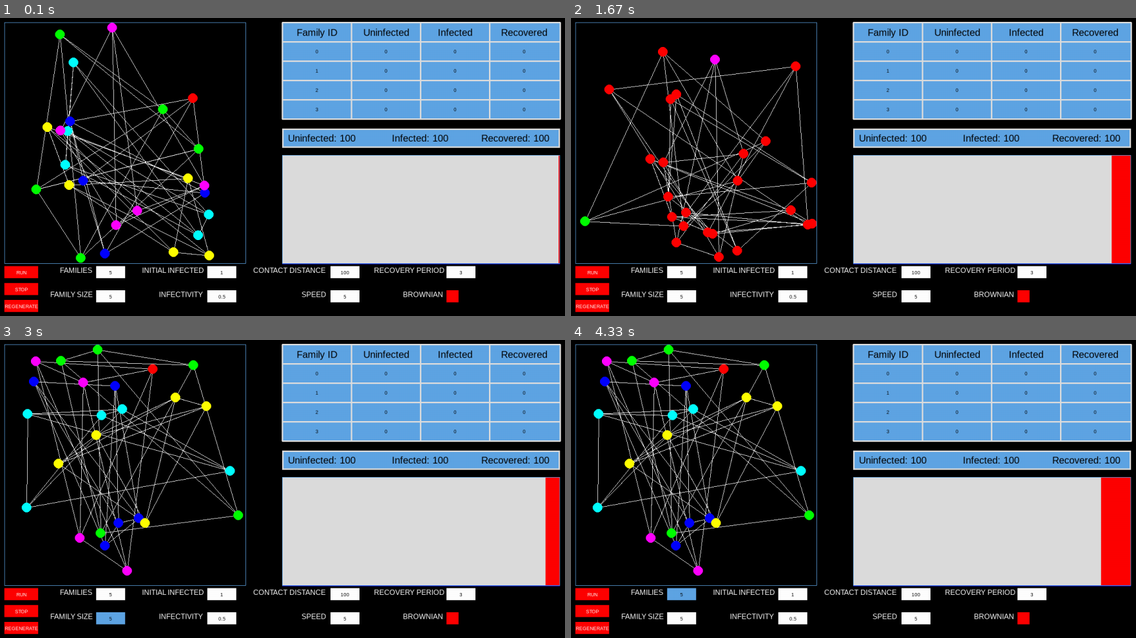
Above: before the commit, frames 1-4 (two rows, left to right).
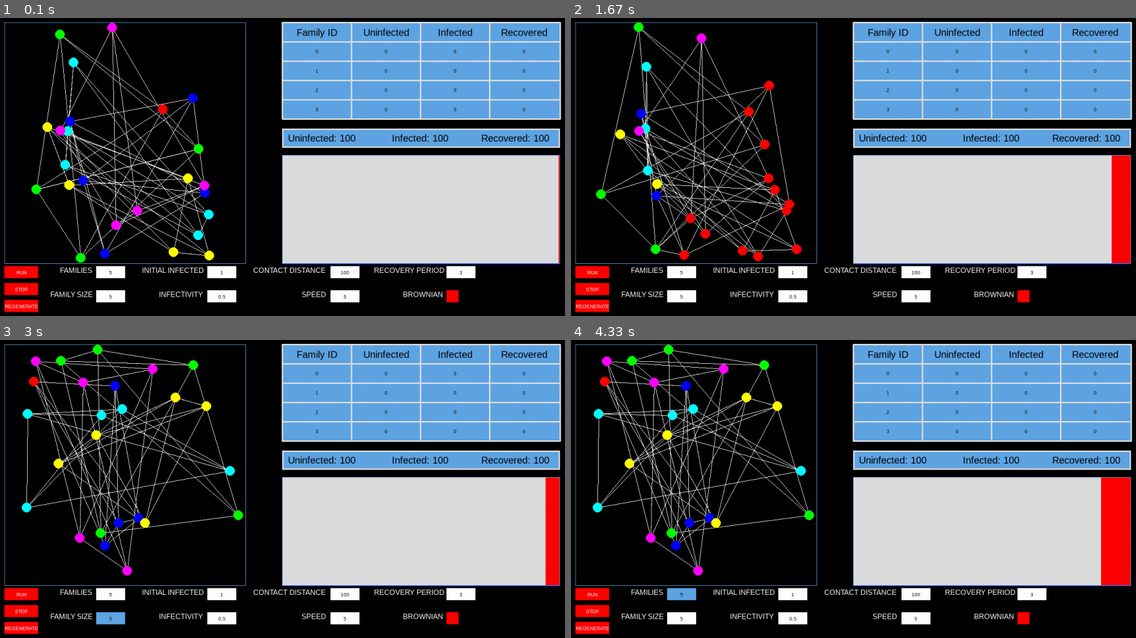
Above: after the commit, the same moments.

Repository: linyirun/EpidemicSimulator
Game: pygame game, started from main.py
Two runs of this game, one before a commit and one after it. Both use one fixed random seed, a clock stepped at 60 frames per second and the inputs below.
Inputs (mouse positions are in pixels of both pictures, inside the frame that each line leads up to):
- Up to frame 1 (0.1 s): no input
- Up to frame 2 (1.67 s): click (1023, 295) at 0.4 s; click "RUN" at 0.73 s; click (672, 119) at 1.07 s; click (1023, 295) at 1.4 s
- Up to frame 3 (3 s): click "REGENERATE" at 1.73 s; click (254, 566) at 2.07 s; click "5" at 2.9 s
- Up to frame 4 (4.33 s): click (1006, 459) at 3.23 s; click "5" at 4.07 s

The runs differ from the first frame. In frame 1, 0.1% of the frame differs, in the area x 27-36%, y 25-33%; in frame 2, 7.3%, in the area x 1-44%, y 1-82%; in frame 3, less than 0.1%; in frame 4, less than 0.1%.

Commit message:
made buttons not work during simulation

Diff:
--- a/main.py
+++ b/main.py
@@ -11,7 +11,6 @@
 from simulation import Simulation as sim
 from person_edge import INFECTED, SUSCEPTIBLE, RECOVERED
 from graph import Graph
-import random
 import math
 
 # Colours
@@ -457,13 +456,14 @@
                     active_button.active = False
                     active_button = None
                 for b in buttons:
-                    if b.rect.collidepoint(event.pos):
+                    if b.rect.collidepoint(event.pos) and (not is_running or not isinstance(b, InputButton)):
                         b.active = True
                         active_button = b
                         break
                 # lol if statements for buttons lol
                 if active_button is brownian:
                     active_button.background_color = GREEN if active_button.background_color == RED else RED
+                    simulation.brownian = True if active_button.background_color == GREEN else False
                 if active_button is run_b and not is_running:
                     is_running = True
                     if simulation.simu_graph.infected == set():
